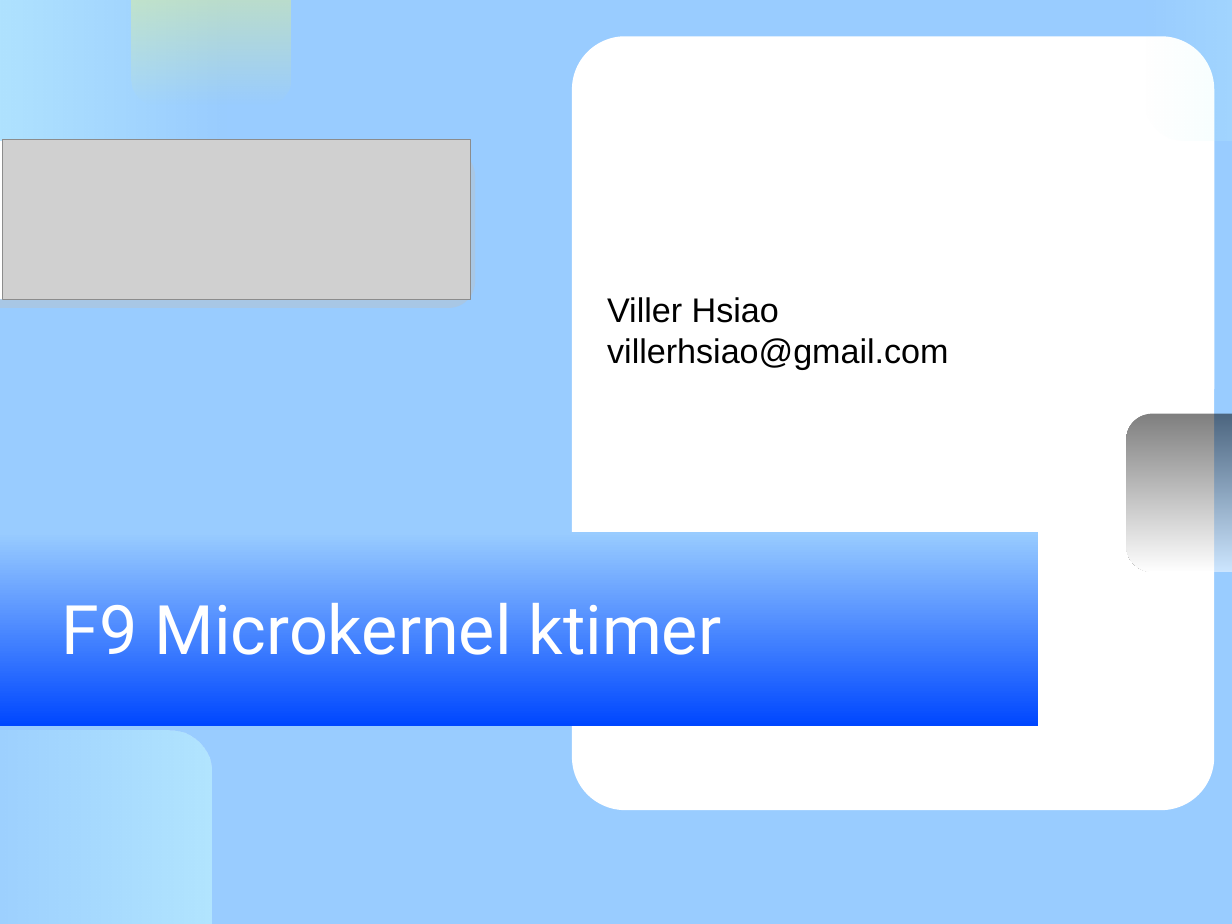
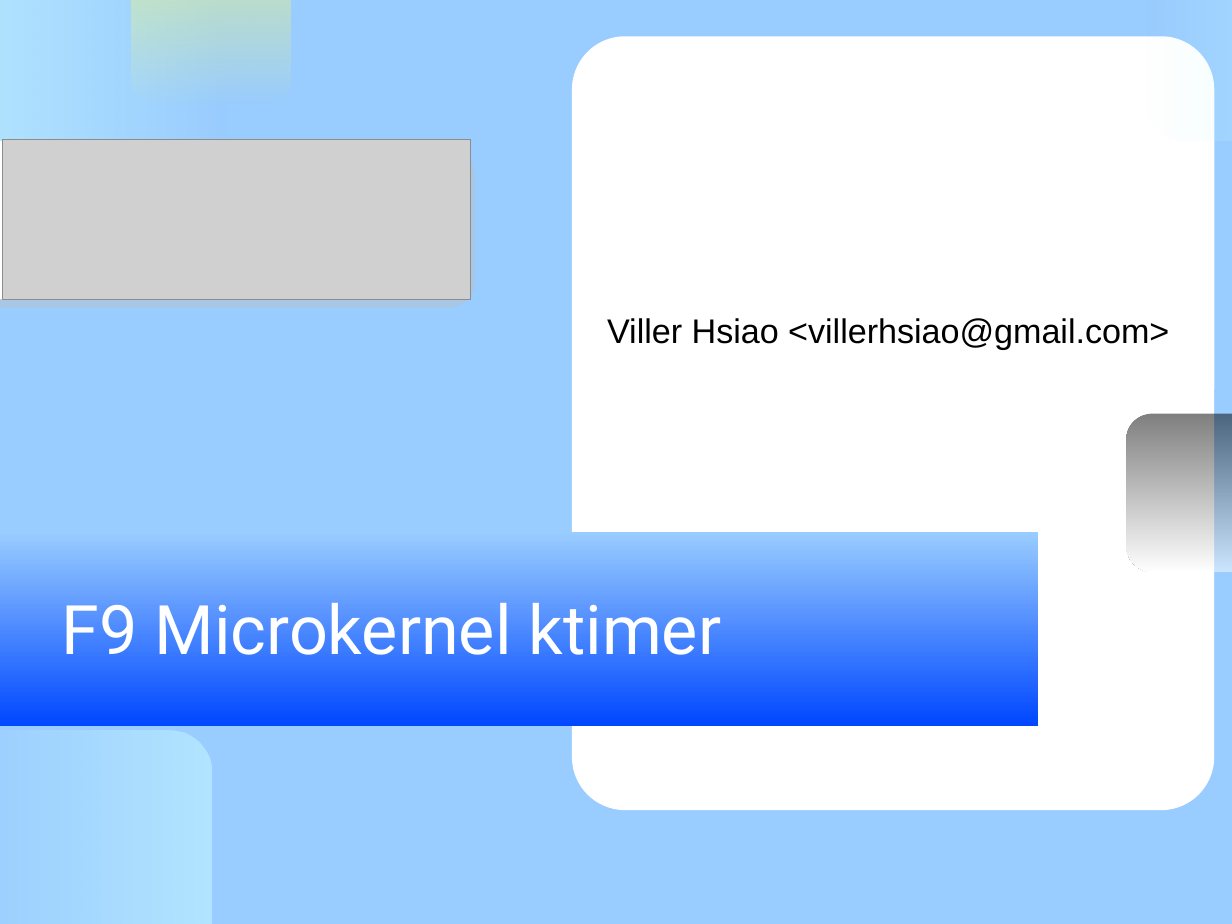
Before and after one commit to vh21/documents, a slide deck: slide 1 of ukernel/2014-01-09-f9kernel-ktimer.odp. Drawn at 1232x924 pixels with LibreOffice and Linux fonts; fonts in the diff are those of the drawing; grey boxes stand for pictures. Boxes give left, top, right and bottom in pixels: in the first picture for what was removed or moved away, otherwise in the second. Text is boxed around its words. In the diff, an @@ line names an element or a change of style, - is before the commit and + after.

Commit message:
ukernel: update F9 Microkernel ktimer
1. Add copyright
2. Add more diagram to HW Timer functionality
3. Refine words

```diff
--- a/ukernel/2014-01-09-f9kernel-ktimer.odp
+++ b/ukernel/2014-01-09-f9kernel-ktimer.odp
@@ subtitle at [607,318,1169,349]: text changed @@
-Viller Hsiao
-villerhsiao@gmail.com
+Viller Hsiao <villerhsiao@gmail.com>
```
Also in this commit, not shown: 10 other slides changed, 4 slides added.
